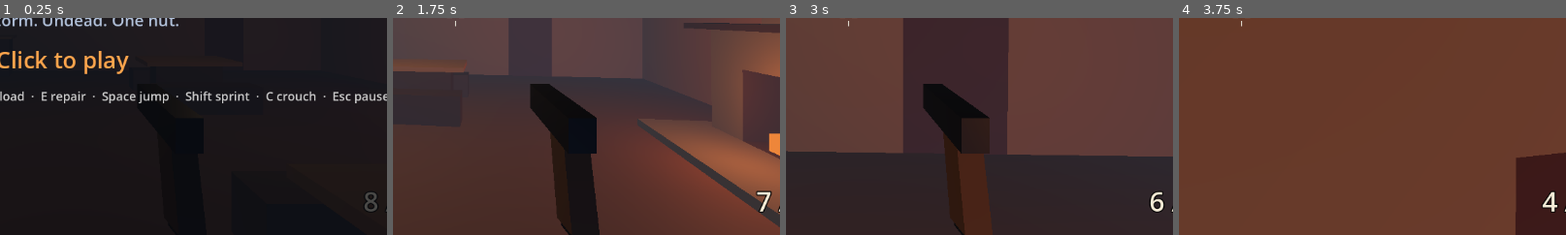
Above: before the commit, frames 1-4 (left to right).
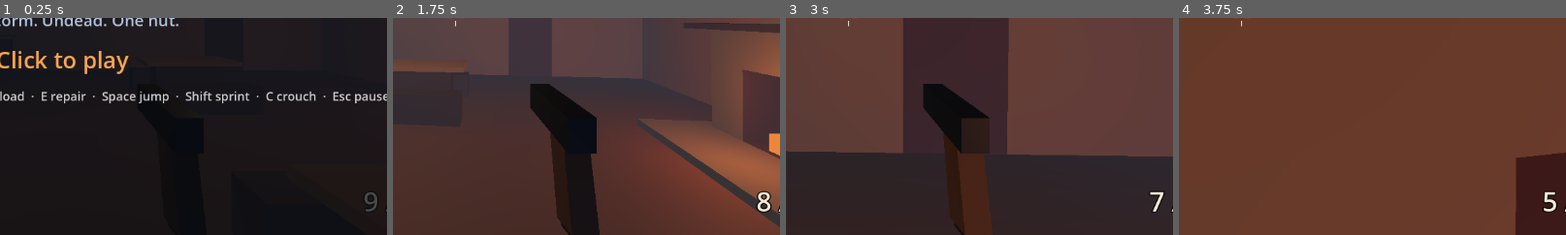
Above: after the commit, the same moments.

Repository: WiesnSims/Berghittn
Game: Godot game, scene res://scenes/main.tscn
The game is run twice, just before and just after one commit, with the same random seed, the same clock (stepped at 60 frames per second) and the same inputs.
Inputs (mouse positions are % of the whole screen's width and height, from its top left):
- Up to frame 1 (0.25 s): no input
- Up to frame 2 (1.75 s): tap Enter at 0.5 s; press the mouse at (50, 50) at 0.53 s; hold D (move_right) 0.53-1.28 s; tap Space (jump) at 0.77, 1.52 s; move the mouse to (45, 50) at 1.27 s; release the mouse at (45, 50) at 1.28 s; hold W (move_forward) from 1.28 s (still down); tap C (crouch) at 1.35 s; click (45, 50) at 1.55 s
- Up to frame 3 (3 s): keep holding W (move_forward); move the mouse to (52, 48) at 2.02 s; press the mouse at (52, 48) at 2.03 s; move the mouse to (49, 52) at 2.77 s; release the mouse at (49, 52) at 2.78 s; tap E (interact) at 2.85 s
- Up to frame 4 (3.75 s): keep holding W (move_forward); tap Space (jump) at 3.02 s; click (49, 52) at 3.05 s; move the mouse to (57, 51) at 3.52 s; press the mouse at (57, 51) at 3.53 s; tap V (melee) at 3.6 s
The pictures show only the part of the screen within x 42-92%, y 50-100%; the shares and areas given below are measured in that part.

The runs differ from the first frame. In frame 1, 0.1% of the frame differs, in the area x 94-98%, y 80-90%; in frame 2, 0.3%, in the area x 93-98%, y 79-90%; in frame 3, 0.3%; in frame 4, 0.3%.

Commit message:
No attacks through windows; chambered guns hold mag + 1
- Enemies only swing at a player with a clear line between them: walls and window openings
  (player blockers) stop it, so nothing outside can hit you through a window. The swipe while
  tearing boards is gone. tests/window_attack checks it.
- Guns with a chamber start with mag + 1, reload to mag + 1 while a round is chambered and to
  mag from empty (pistol 9 / 8). Rule recorded in GAME_DESIGN.md section 6. tests/chamber.

Fixes #6
Closes #7

Co-Authored-By: Claude Opus 5.5 <noreply@anthropic.com>

Diff:
--- a/scripts/constants.gd
+++ b/scripts/constants.gd
@@ -56,6 +56,8 @@
 const ENEMY_LYING_HEIGHT: float = 0.2
 # Vertical distance beyond which a melee swing cannot reach (player on a table, enemy below).
 const ENEMY_ATTACK_MAX_HEIGHT: float = 1.4
+# Height of the line between enemy and player that must be clear for a swing to start and land.
+const ENEMY_ATTACK_CHEST_HEIGHT: float = 1.2
 
 # Seconds to walk the last bit from the link start to the window.
 const ENEMY_WINDOW_APPROACH_TIME: float = 0.3
--- a/scripts/enemies/enemy.gd
+++ b/scripts/enemies/enemy.gd
@@ -33,8 +33,6 @@
 var _flash_material: StandardMaterial3D
 var _meshes: Array[MeshInstance3D] = []
 var _head_parts: Array[Node3D] = []
-# State to go back to once a swing is over: attacks also happen through a window while breaking it.
-var _resume_state: State = State.CHASING
 # The window being entered, from the navigation link: wall centre, inward direction, landing point inside.
 var _window: Barricade
 var _window_wall: Vector3
@@ -71,7 +69,6 @@
 		part.visible = true
 	_set_active(true)
 	_state = State.CHASING
-	_resume_state = State.CHASING
 
 
 func is_alive() -> bool:
@@ -186,11 +183,10 @@
 		if _target and _target.is_targetable() and _in_attack_range():
 			_target.take_damage(data.damage)
 	if _attack_time >= data.attack_windup + data.attack_cooldown:
-		_state = _resume_state
+		_state = State.CHASING
 
 
 func _start_attack() -> void:
-	_resume_state = State.BREAKING if _state == State.BREAKING else State.CHASING
 	_state = State.ATTACKING
 	_attack_time = 0.0
 	_has_swung = false
@@ -244,11 +240,6 @@
 		return
 	if _window.is_open():
 		_start_climb()
-		return
-	# Whoever stands right at the window gets swiped through it, repairing is not free.
-	_target = _nearest_target()
-	if _target and _in_attack_range():
-		_start_attack()
 		return
 	_pull_board()
 
@@ -398,7 +389,12 @@
 
 func _in_attack_range() -> bool:
 	var offset: Vector3 = _target.global_position - global_position
-	return absf(offset.y) <= Constants.ENEMY_ATTACK_MAX_HEIGHT and _flat(offset).length() <= data.attack_range
+	if absf(offset.y) > Constants.ENEMY_ATTACK_MAX_HEIGHT or _flat(offset).length() > data.attack_range:
+		return false
+	# Only in the same room: walls and window openings (player blockers) both stop the swing.
+	var chest := Vector3.UP * Constants.ENEMY_ATTACK_CHEST_HEIGHT
+	var query := PhysicsRayQueryParameters3D.create(global_position + chest, _target.global_position + chest, Constants.LAYER_WORLD | Constants.LAYER_PLAYER_BLOCKER)
+	return get_world_3d().direct_space_state.intersect_ray(query).is_empty()
 
 
 func _halt(delta: float) -> void:
--- a/scripts/weapons/weapon_data.gd
+++ b/scripts/weapons/weapon_data.gd
@@ -13,7 +13,8 @@
 @export var reserve_ammo: int = 0
 ## Seconds.
 @export var reload_time: float = 1.0
-## Extra seconds to chamber a round when reloading from an empty mag. 0 = this weapon never chambers.
+## Extra seconds to chamber a round when reloading from an empty mag. 0 = this weapon has no chamber.
+## With a chamber, a reload while a round is still chambered loads mag_size + 1.
 @export var chamber_time: float = 0.0
 ## View kick per shot in degrees: straight up, and the most it may also wander left or right.
 @export var recoil_pitch: float = 0.0
@@ -29,3 +30,12 @@
 ## Optional id of a behavior script for special weapons (section 6a). Empty = plain hitscan.
 @export var behavior: StringName
 @export var viewmodel: PackedScene
+
+
+func has_chamber() -> bool:
+	return chamber_time > 0.0
+
+
+## Rounds the gun holds once loaded: a full mag, plus one in the chamber if there was still one in there.
+func loaded_capacity(round_chambered: bool) -> int:
+	return mag_size + (1 if has_chamber() and round_chambered else 0)
--- a/scripts/weapons/weapon_holder.gd
+++ b/scripts/weapons/weapon_holder.gd
@@ -23,6 +23,8 @@
 var reserve: int = 0
 var _cooldown: float = 0.0
 var _reload_left: float = 0.0
+# What the running reload fills the gun to.
+var _reload_target: int = 0
 var _viewmodel: Viewmodel
 var _melee_viewmodel: MeleeViewmodel
 # Seconds left of the current swing, and until its blow lands (negative once it has).
@@ -53,7 +55,8 @@
 		_viewmodel.queue_free()
 		_viewmodel = null
 	weapon = data
-	mag = data.mag_size
+	# Handed over ready to fire: chambered and topped up.
+	mag = data.loaded_capacity(true)
 	reserve = data.reserve_ammo
 	_cooldown = 0.0
 	_reload_left = 0.0
@@ -96,8 +99,11 @@
 
 
 func start_reload() -> void:
-	if is_reloading() or mag >= weapon.mag_size or reserve <= 0:
-		return
+	# With rounds left, one stays in the chamber on top of the new mag.
+	var target: int = weapon.loaded_capacity(mag > 0)
+	if is_reloading() or mag >= target or reserve <= 0:
+		return
+	_reload_target = target
 	# Empty mag means the slide is locked back: chamber a round after the new mag is in.
 	var chamber: float = weapon.chamber_time if mag == 0 else 0.0
 	_reload_left = weapon.reload_time + chamber
@@ -108,7 +114,7 @@
 
 func _finish_reload() -> void:
 	_reload_left = 0.0
-	var moved: int = mini(weapon.mag_size - mag, reserve)
+	var moved: int = mini(_reload_target - mag, reserve)
 	mag += moved
 	reserve -= moved
 	reload_finished.emit()
--- /dev/null
+++ b/tests/chamber.gd
@@ -0,0 +1,32 @@
+extends Node
+## Run: godot --headless --fixed-fps 60 res://tests/chamber.tscn
+## Magazine + 1: a gun starts chambered, a reload with a round still chambered loads mag + 1,
+## a reload from empty loads mag.
+
+func _ready() -> void:
+	var main: Node = (load("res://scenes/main.tscn") as PackedScene).instantiate()
+	add_child(main)
+	await get_tree().process_frame
+	var weapons := (main.get_node("Player") as Player).weapons
+	var size: int = weapons.weapon.mag_size
+	var results: Array[bool] = []
+	results.append(weapons.mag == size + 1)
+	print("start: %d" % weapons.mag)
+	for i: int in 3:
+		weapons._fire()
+	weapons.start_reload()
+	weapons._finish_reload()
+	results.append(weapons.mag == size + 1)
+	print("reload with %d left: %d" % [size - 2, weapons.mag])
+	weapons.mag = 0
+	weapons.start_reload()
+	weapons._finish_reload()
+	results.append(weapons.mag == size)
+	print("reload from empty: %d" % weapons.mag)
+	weapons.start_reload()
+	weapons._finish_reload()
+	results.append(weapons.mag == size + 1)
+	print("reload again (chambered now): %d" % weapons.mag)
+	var ok: bool = not results.has(false)
+	print("RESULT: ", "PASS" if ok else "FAIL")
+	get_tree().quit(0 if ok else 1)
--- /dev/null
+++ b/tests/chamber.tscn
@@ -0,0 +1,7 @@
+[gd_scene load_steps=2 format=3]
+
+[ext_resource type="Script" path="res://tests/chamber.gd" id="1"]
+
+[node name="Chamber" type="Node"]
+process_mode = 3
+script = ExtResource("1")
--- /dev/null
+++ b/tests/window_attack.gd
@@ -0,0 +1,39 @@
+extends Node
+## Run: godot --headless --fixed-fps 60 res://tests/window_attack.tscn
+## A player pressed against a window must not be hit while the enemy outside tears the boards off,
+## and must be hit once it has climbed in.
+
+# Members, not locals: GDScript lambdas capture locals by value.
+var hits_outside: int = 0
+var hits_inside: int = 0
+var climbed: bool = false
+
+
+func _ready() -> void:
+	var main: Node = (load("res://scenes/main.tscn") as PackedScene).instantiate()
+	add_child(main)
+	await get_tree().process_frame
+	for marker: Node in get_tree().get_nodes_in_group("spawn_points"):
+		if marker.name != "WestSouth":
+			marker.remove_from_group("spawn_points")
+	get_tree().paused = false
+	var player := main.get_node("Player") as Player
+	var enemy: Enemy = null
+	player.health.damaged.connect(func(_a: int) -> void:
+		if climbed: hits_inside += 1
+		else: hits_outside += 1)
+	var t: float = 0.0
+	while t < 60.0 and hits_inside == 0:
+		await get_tree().physics_frame
+		t += 1.0 / 60.0
+		# Right against the inside of the window, the spot that used to get swiped through it.
+		player.global_position = Vector3(-6.55, 0.0, 2.5)
+		player.health._health = 100.0
+		if enemy == null:
+			enemy = get_tree().get_first_node_in_group("enemies") as Enemy
+		elif enemy._state == Enemy.State.CLIMBING:
+			climbed = true
+	print("hits while outside: %d, hits after climbing in: %d (t=%.1f)" % [hits_outside, hits_inside, t])
+	var ok: bool = hits_outside == 0 and hits_inside > 0
+	print("RESULT: ", "PASS" if ok else "FAIL")
+	get_tree().quit(0 if ok else 1)
--- /dev/null
+++ b/tests/window_attack.tscn
@@ -0,0 +1,7 @@
+[gd_scene load_steps=2 format=3]
+
+[ext_resource type="Script" path="res://tests/window_attack.gd" id="1"]
+
+[node name="WindowAttack" type="Node"]
+process_mode = 3
+script = ExtResource("1")
Not shown, added: tests/chamber.gd.uid
Not shown, added: tests/window_attack.gd.uid
Not shown, changed: GAME_DESIGN.md
Not shown, changed: README.md
